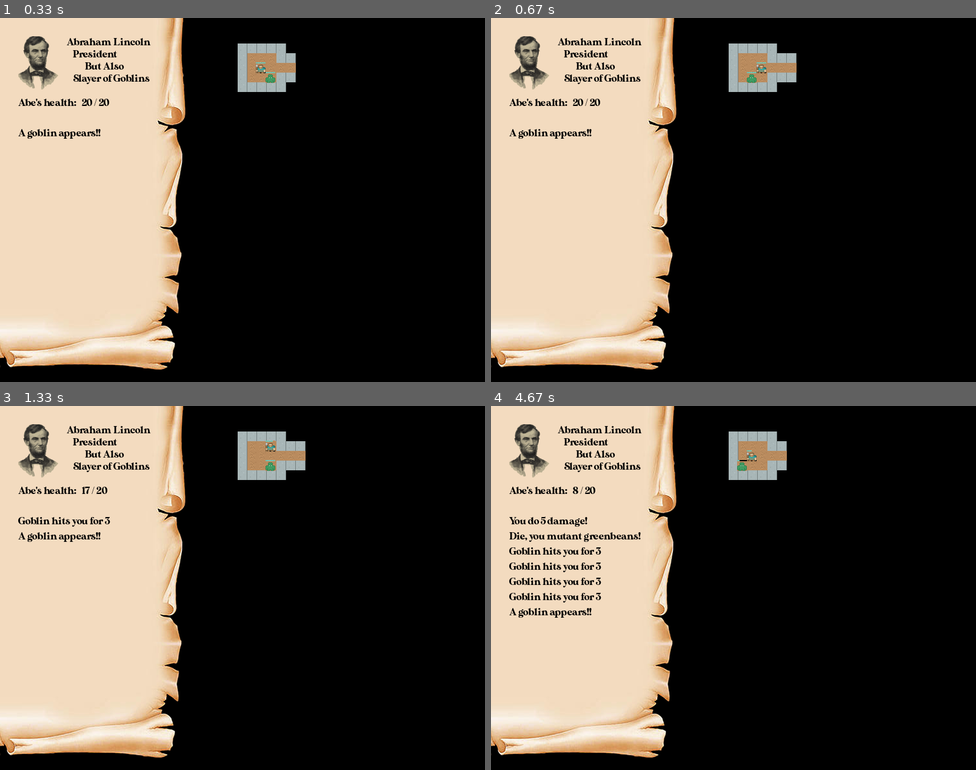
Above: before the commit, frames 1-4 (two rows, left to right).
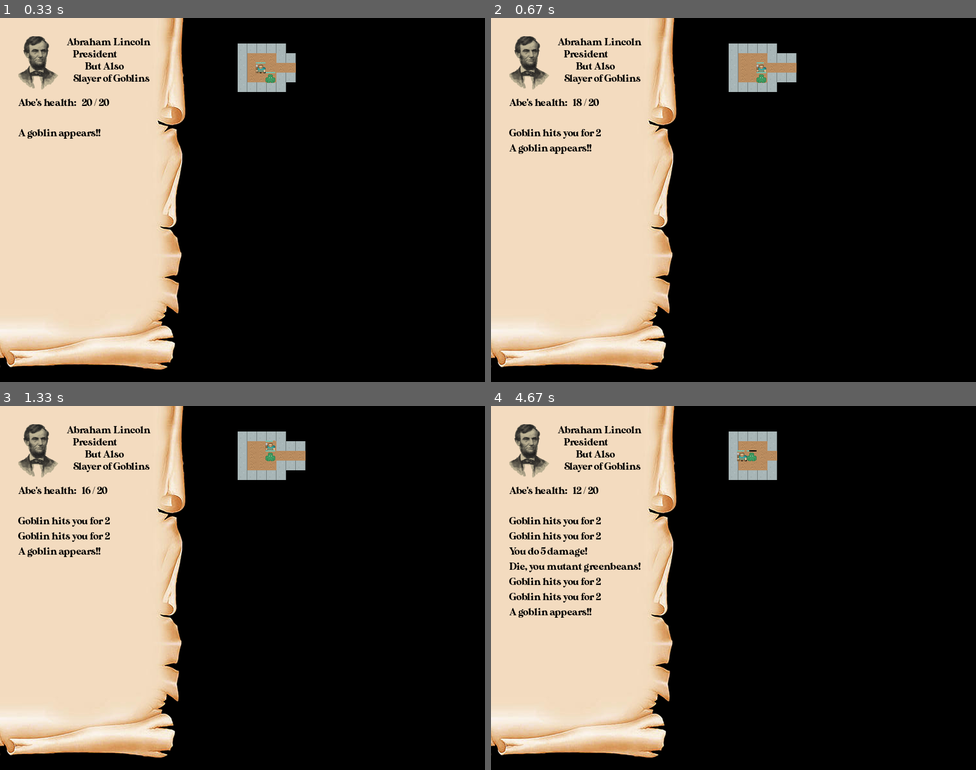
Above: after the commit, the same moments.

Repository: cmkemp52/roguelike-rpg-pygame
Game: pygame game, started from roguelikerpg.py
Two runs of this game, one before a commit and one after it. Both use one fixed random seed, a clock stepped at 60 frames per second and the inputs below.
Inputs:
- Up to frame 1 (0.33 s): no input
- Up to frame 2 (0.67 s): hold Right from 0.33 s (still down)
- Up to frame 3 (1.33 s): release Right at 0.8 s; hold Up 0.83-1.13 s; hold Right from 1.17 s (still down)
- Up to frame 4 (4.67 s): release Right at 1.63 s; hold Left 1.67-2.2 s; hold Down 2.23-2.53 s; hold Left 2.57-2.97 s; hold Up 3-3.37 s; hold Right 3.4-4.03 s; hold Down 4.07-4.43 s; hold Left from 4.47 s (still down)

Frame 1 is identical in both runs. In frame 2, 0.6% of the frame differs, in the area x 3-57%, y 12-38%; in frame 3, 0.6%; in frame 4, 1.5%, in the area x 3-61%, y 9-54%.

Commit message:
Fixed goblin AI

Diff:
--- a/roguelikerpg.py
+++ b/roguelikerpg.py
@@ -181,6 +181,37 @@
             charsprite(self)
             self.image.blit(spritesheet, (0,0), (x17(6),x17(12)+5,4,2))
 
+def checkLeft(self,player):
+    locations = [[self.loc[0],self.loc[1]-2],[self.loc[0]+1,self.loc[1]-1],[self.loc[0]-1,self.loc[1]-1],[self.loc[0],self.loc[1]-3],[self.loc[0]+1,self.loc[1]-2],[self.loc[0]-1,self.loc[1]-2,[self.loc[0],self.loc[1]-4],[self.loc[0]+1,self.loc[1]-3],[self.loc[0]-1,self.loc[1]-3]]]
+    if player.loc in locations:
+        return True
+    else:
+        return False
+def checkRight(self,player):
+    locations = [[self.loc[0],self.loc[1]+2],[self.loc[0]+1,self.loc[1]+1],[self.loc[0]-1,self.loc[1]+1],[self.loc[0],self.loc[1]+3],[self.loc[0]+1,self.loc[1]+2],[self.loc[0]-1,self.loc[1]+2,[self.loc[0],self.loc[1]+4],[self.loc[0]+1,self.loc[1]+3],[self.loc[0]-1,self.loc[1]+3]]]
+    if player.loc in locations:
+        return True
+    else:
+        return False
+def checkUp(self,player):
+    locations = [[self.loc[0]+2,self.loc[1]],[self.loc[0]+1,self.loc[1]+1],[self.loc[0]+1,self.loc[1]-1],[self.loc[0]+3,self.loc[1]],[self.loc[0]+2,self.loc[1]+1],[self.loc[0]+2,self.loc[1]-1,[self.loc[0]+4,self.loc[1]],[self.loc[0]+3,self.loc[1]-1],[self.loc[0]+3,self.loc[1]+1]]]
+    if player.loc in locations:
+        return True
+    else:
+        return False
+def checkDown(self,player):
+    locations = [[self.loc[0]-2,self.loc[1]],[self.loc[0]-1,self.loc[1]+1],[self.loc[0]-1,self.loc[1]-1],[self.loc[0]-3,self.loc[1]],[self.loc[0]-2,self.loc[1]+1],[self.loc[0]-2,self.loc[1]-1,[self.loc[0]-4,self.loc[1]],[self.loc[0]-3,self.loc[1]-1],[self.loc[0]-3,self.loc[1]+1]]]
+    if player.loc in locations:
+        return True
+    else:
+        return False
+def gobattack(self,player):
+    near = [[self.loc[0],self.loc[1]-1],[self.loc[0],self.loc[1]+1],[self.loc[0]-1,self.loc[1]],[self.loc[0]+1,self.loc[1]]]
+    if player.loc in near and self.currenthealth > 0:
+        player.currenthealth-=self.power
+        return True
+    else:
+        return False
 def goblinsprite(self):
     #set back to black
     void(self)
@@ -196,59 +227,41 @@
         self.maxhealth = 6
         self.currenthealth = 6
         self.name = "goblin"
-        self.power = 3
+        self.power = 2
         self.loc=locat
         self.lturn = gturn
         self.rect = self.image.get_rect()
         self.rect.center = [398+self.loc[0]*16,50+self.loc[1]*16]
-    def attack(self):
-        player.currenthealth-=self.power
-        textset(f"Goblin hits you for {self.power}")
     def update(self):
-        #random movement
-        ranmove = random.randint(1,4)
         while self.lturn < gturn:
-            playercord = [[player.loc[0],player.loc[1]-1],[player.loc[0],player.loc[1]+1],[player.loc[0]-1,player.loc[1]],[player.loc[0]+1,player.loc[1]]]
-            if [self.loc[0]-1,self.loc[1]] in playercord:
-                if [self.loc[0]-1,self.loc[1]] in enemylocations:
-                    self.lturn+=1
-                    break
-                else:
+            ranmove = random.randint(1,4)
+            #chase after player
+            if gobattack(self,player):
+                textset(f"Goblin hits you for {self.power}")
+            elif checkLeft(self,player):
+                if cfloor[self.loc[0]][self.loc[1]-1] == 0 and [self.loc[0],self.loc[1]-1] not in enemylocations:
+                    enemylocations.remove(self.loc)
+                    self.loc = [self.loc[0],self.loc[1]-1]
+                    enemylocations.append(self.loc)
+                    self.rect.center = [self.rect.center[0],self.rect.center[1]-16]
+            elif checkRight(self,player):
+                if cfloor[self.loc[0]][self.loc[1]+1] == 0 and [self.loc[0],self.loc[1]+1] not in enemylocations:
+                    enemylocations.remove(self.loc)
+                    self.loc = [self.loc[0],self.loc[1]+1]
+                    enemylocations.append(self.loc)
+                    self.rect.center = [self.rect.center[0],self.rect.center[1]+16]
+            elif checkUp(self,player):
+                if cfloor[self.loc[0]+1][self.loc[1]] == 0 and [self.loc[0]+1,self.loc[1]] not in enemylocations:
+                    enemylocations.remove(self.loc)
+                    self.loc = [self.loc[0]+1,self.loc[1]]
+                    enemylocations.append(self.loc)
+                    self.rect.center = [self.rect.center[0]+16,self.rect.center[1]]
+            elif checkDown(self,player):
+                if cfloor[self.loc[0]-1][self.loc[1]] == 0 and [self.loc[0]-1,self.loc[1]] not in enemylocations:
                     enemylocations.remove(self.loc)
                     self.loc = [self.loc[0]-1,self.loc[1]]
                     enemylocations.append(self.loc)
                     self.rect.center = [self.rect.center[0]-16,self.rect.center[1]]
-                    self.attack()
-            elif [self.loc[0]+1,self.loc[1]] in playercord:
-                if [self.loc[0]+1,self.loc[1]] in enemylocations:
-                    self.lturn+=1
-                    break
-                else:
-                    enemylocations.remove(self.loc)
-                    self.loc = [self.loc[0]+1,self.loc[1]]
-                    enemylocations.append(self.loc)
-                    self.rect.center = [self.rect.center[0]+16,self.rect.center[1]]
-                    self.attack()
-            elif [self.loc[0],self.loc[1]+1] in playercord:
-                if [self.loc[0],self.loc[1]+1] in enemylocations:
-                    self.lturn+=1
-                    break
-                else:
-                    enemylocations.remove(self.loc)
-                    self.loc = [self.loc[0],self.loc[1]+1]
-                    enemylocations.append(self.loc)
-                    self.rect.center = [self.rect.center[0],self.rect.center[1]+16]
-                    self.attack()
-            elif [self.loc[0],self.loc[1]-1] in playercord:
-                if [self.loc[0],self.loc[1]-1] in enemylocations:
-                    self.lturn+=1
-                    break
-                else:
-                    enemylocations.remove(self.loc)
-                    self.loc = [self.loc[0],self.loc[1]-1]
-                    enemylocations.append(self.loc)
-                    self.rect.center = [self.rect.center[0],self.rect.center[1]-16]
-                    self.attack()
             elif ranmove == 1:
                 if cfloor[self.loc[0]-1][self.loc[1]] == 0:
                     #if spot has an enemy, attack it
@@ -262,7 +275,6 @@
                         self.rect.center = [self.rect.center[0]-16,self.rect.center[1]]
                 else:
                     ranmove+=1
-                self.lturn +=1
             elif ranmove == 2:
                 if cfloor[self.loc[0]+1][self.loc[1]] == 0:
                     #if spot has an enemy, attack it
@@ -276,7 +288,6 @@
                         self.rect.center = [self.rect.center[0]+16,self.rect.center[1]]
                 else:
                     ranmove+=1
-                self.lturn +=1
             elif ranmove == 3:
                 if cfloor[self.loc[0]][self.loc[1]-1] == 0:
                     #if spot has an enemy, attack it
@@ -290,7 +301,6 @@
                         self.rect.center = [self.rect.center[0],self.rect.center[1]-16]
                 else:
                     ranmove+=1
-                self.lturn +=1
             elif ranmove == 4:
                 if cfloor[self.loc[0]][self.loc[1]+1] == 0:
                     #if spot has an enemy, attack it
@@ -304,7 +314,7 @@
                         self.rect.center = [self.rect.center[0],self.rect.center[1]+16]
                 else:
                     ranmove-=3
-                self.lturn +=1
+            self.lturn +=1
         #updates goblin's current health in healthbar
         if self.currenthealth == self.maxhealth:
             goblinsprite(self)
